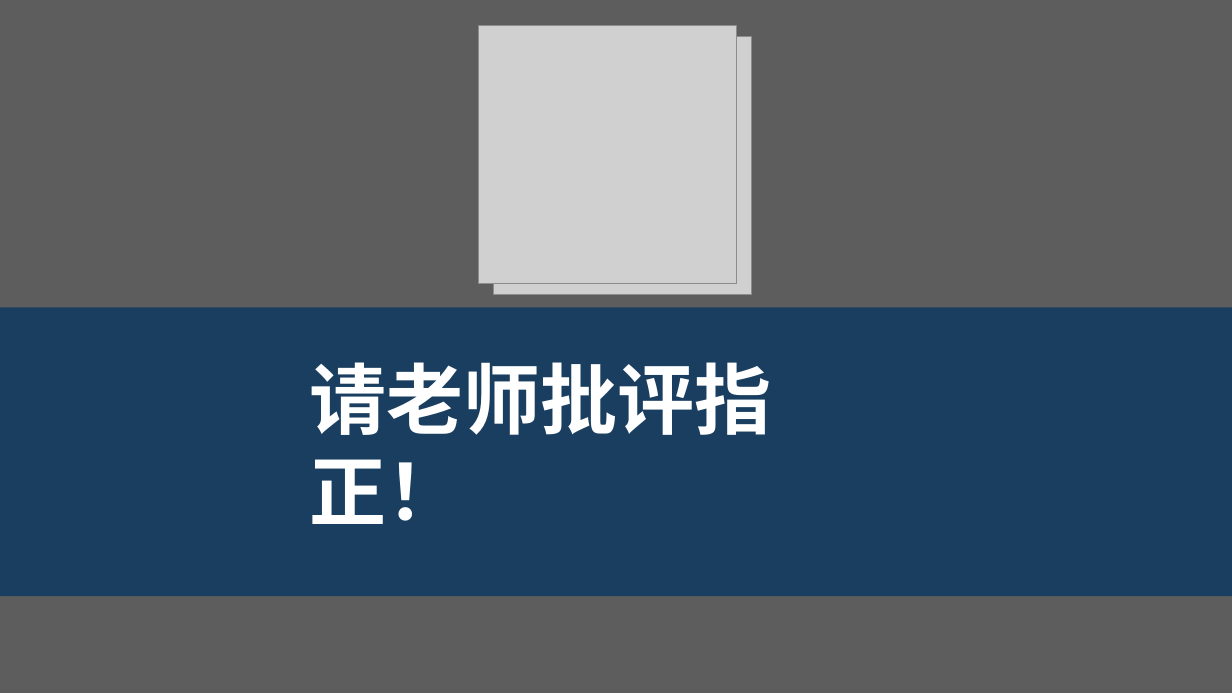
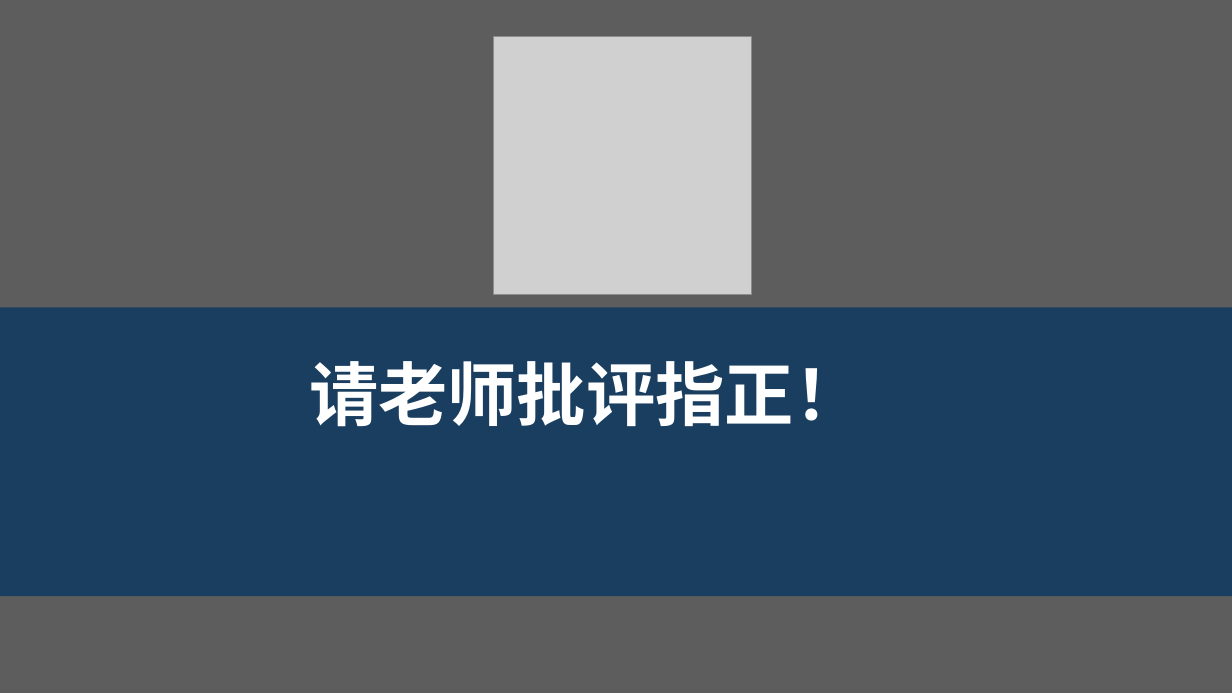
Before and after one commit to xiuli0923/paper, a slide deck: slide 30 of draft_v2.pptx (slide 29 before the commit). Drawn at 1232x693 pixels with LibreOffice and Linux fonts; fonts in the diff are those of the drawing; grey boxes stand for pictures; background and template pictures are left out; a plain dark background stands for a picture behind light text. Boxes give left, top, right and bottom in pixels: in the first picture for what was removed or moved away, otherwise in the second. Text is boxed around its words. In the diff, an @@ line names an element or a change of style, - is before the commit and + after.

```diff
--- a/draft_v2.pptx
+++ b/draft_v2.pptx
@@ picture removed at <box>478,25,736,283</box> @@
@@ text "请老师批评指正！" at <box>309,361,863,427</box>: size 60 to 54 pt @@
```
Also in this commit, not shown: 19 other slides changed, 1 slide added, 1 other file.
